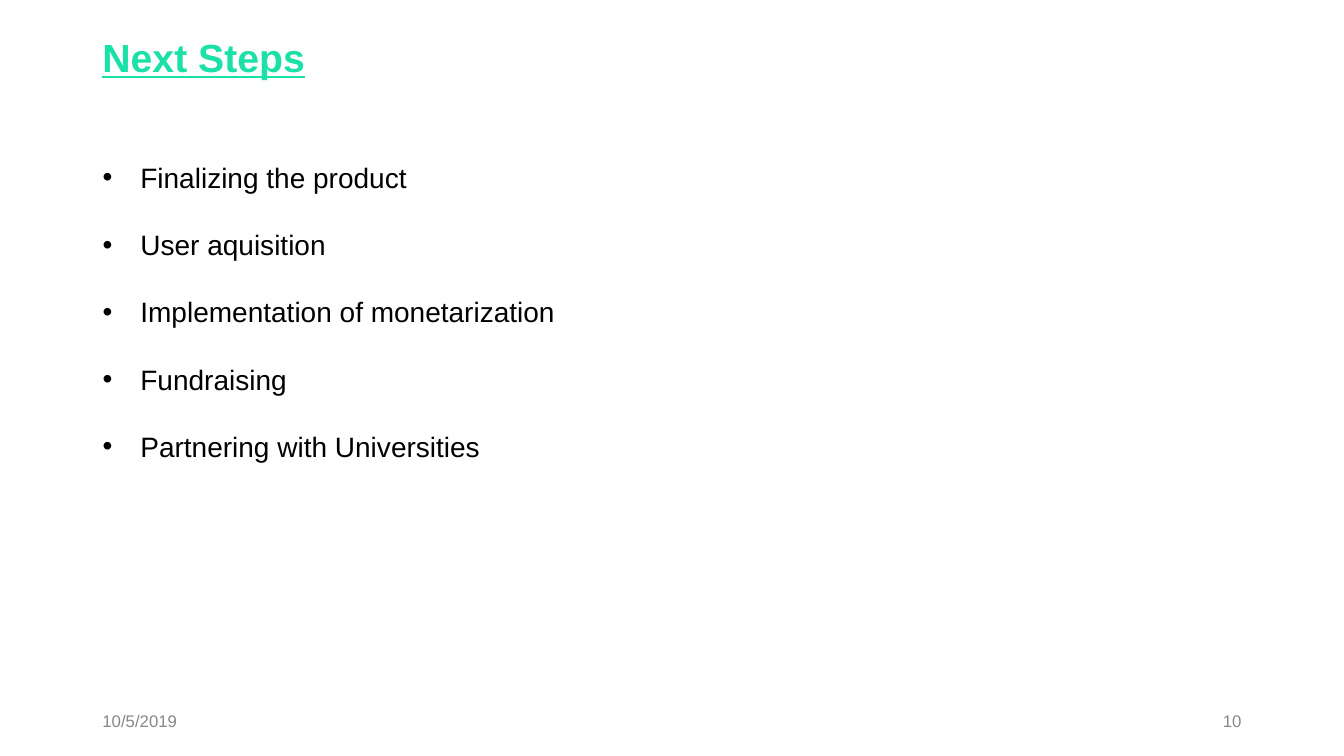
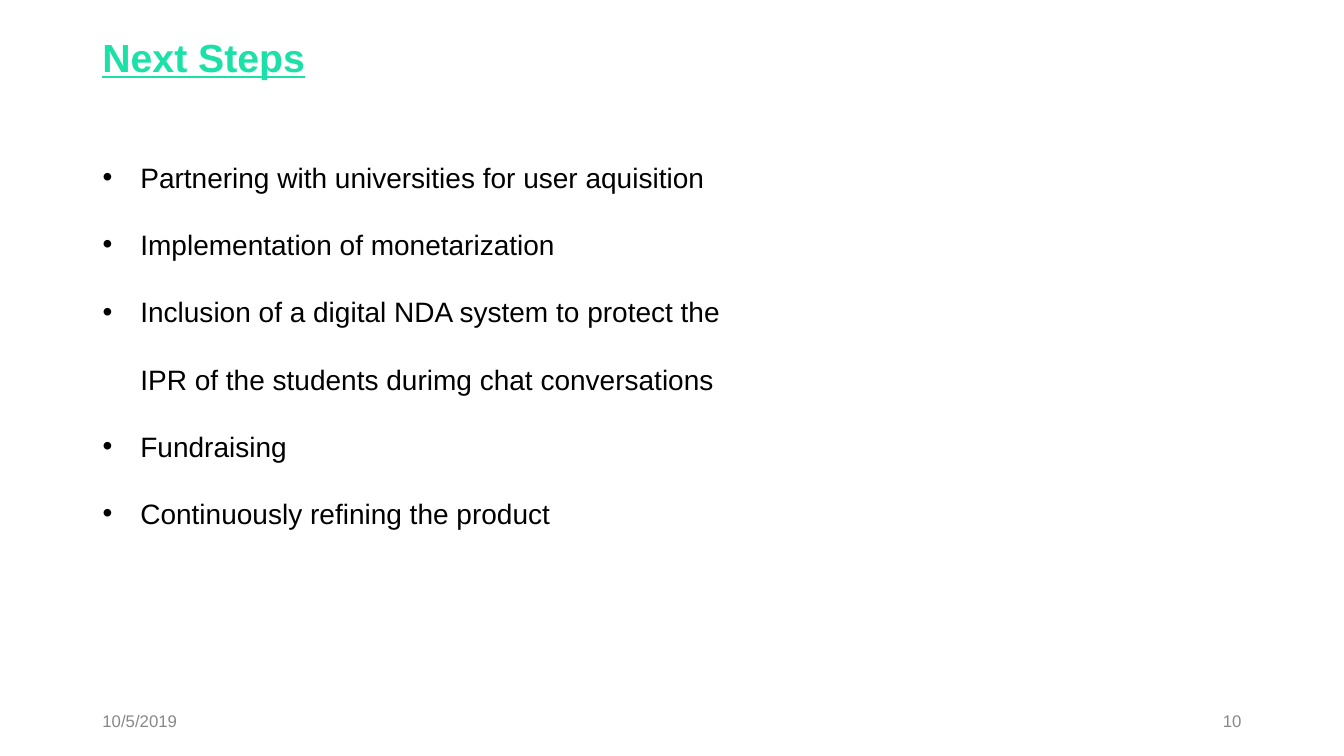
Before and after one commit to TonyChopper9/FoundingBuddies, a slide deck: slide 10 of Documents/FoundingBuddies_Pitch.pptx. Drawn at 1344x756 pixels with LibreOffice and Linux fonts; fonts in the diff are those of the drawing. Boxes give left, top, right and bottom in pixels: in the first picture for what was removed or moved away, otherwise in the second. Text is boxed around its words. In the diff, an @@ line names an element or a change of style, - is before the commit and + after.

```diff
--- a/Documents/FoundingBuddies_Pitch.pptx
+++ b/Documents/FoundingBuddies_Pitch.pptx
@@ text at bbox=[140, 167, 704, 193]: text changed @@
-• Finalizing the product
-• User aquisition
+• Partnering with universities for user aquisition
@@ text at bbox=[140, 301, 720, 395]: paragraph added @@
+• Inclusion of a digital NDA system to protect the IPR of the students durimg chat conversations
@@ text at bbox=[140, 503, 549, 529]: text changed @@
-• Partnering with Universities
+• Continuously refining the product
```
Also in this commit, not shown: 3 other slides changed, 1 other file.
